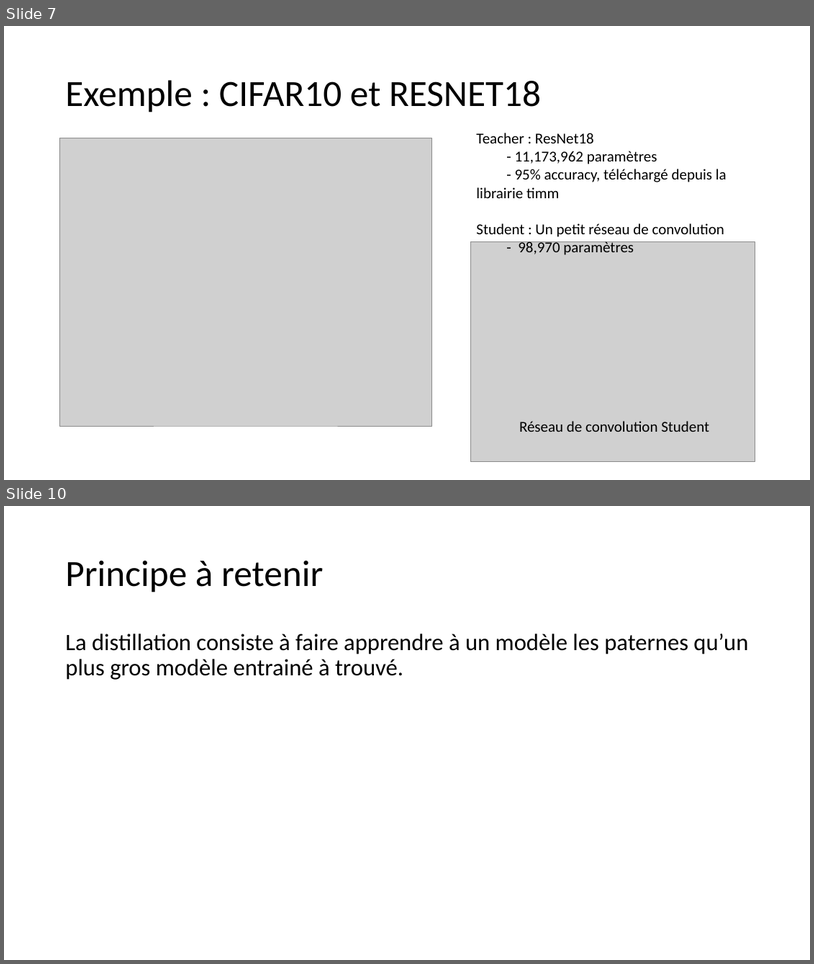
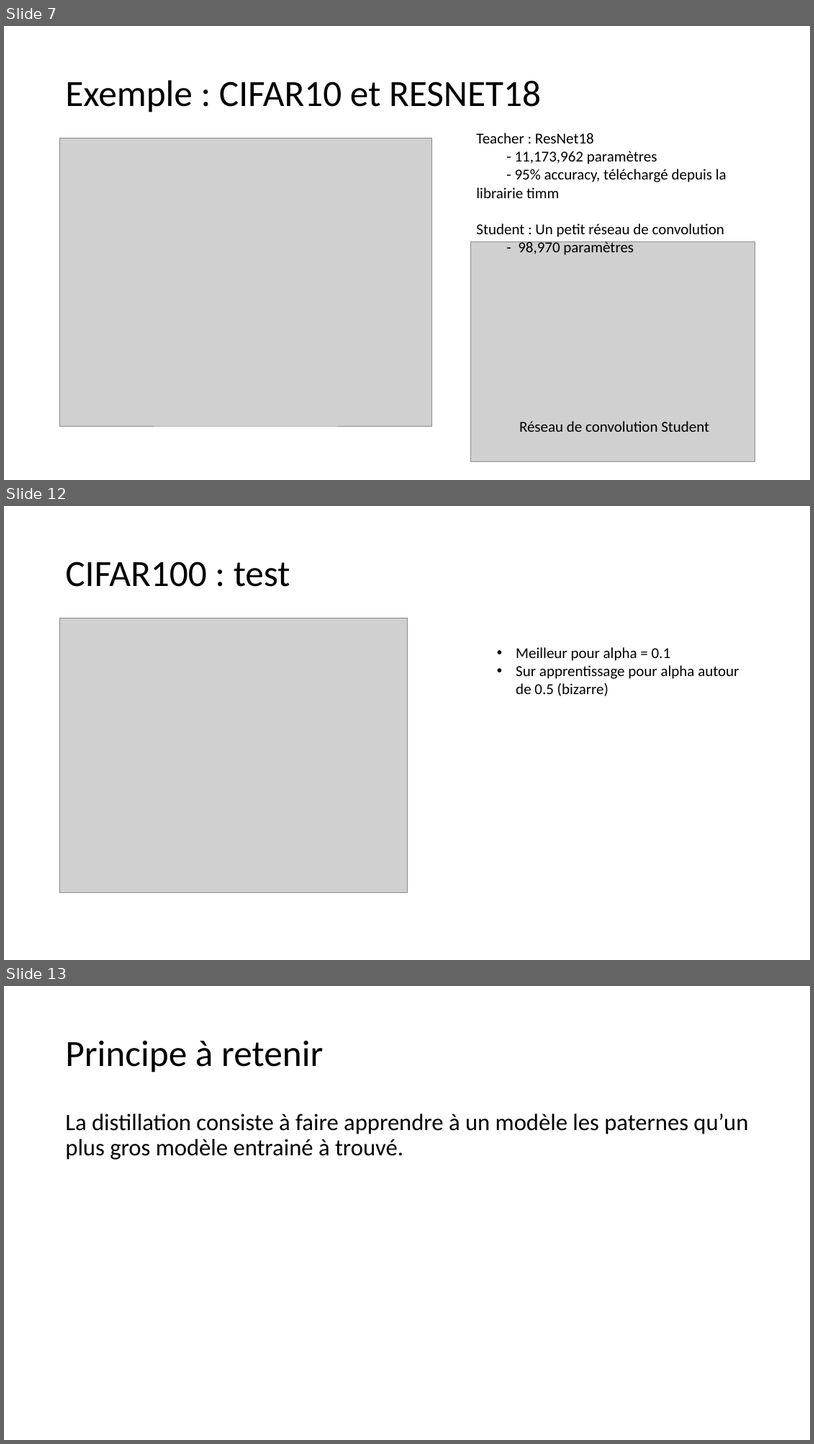
Before and after one commit to thomasdepic/SDD-distillation-de-model, a slide deck: presentation/Distillation de conaissances.pptx. Shown one above the other, each under a label of ours: slides 7 and 10 before the commit, slides 7, 12 and 13 after it; the slides between them are not shown. The pictures are 814x964 and 814x1444 pixels, drawn with LibreOffice and Linux fonts; fonts in the diff are those of the drawing; grey boxes stand for pictures. Boxes give left, top, right and bottom in pixels: in the first picture for what was removed or moved away, otherwise in the second. Text is boxed around its words. In the diff, an @@ line names an element or a change of style, - is before the commit and + after.

```diff
--- a/presentation/Distillation de conaissances.pptx
+++ b/presentation/Distillation de conaissances.pptx
@@ slide 12 added at bbox=[4, 506, 810, 960], background #FFFFFF @@
@@ title added at bbox=[65, 561, 291, 587], 44 pt, text #000000 @@
+CIFAR100 : test
@@ picture added at bbox=[59, 618, 407, 893] @@
@@ text added at bbox=[516, 647, 739, 696], 18 pt, text #000000 @@
+• Meilleur pour alpha = 0.1
+• Sur apprentissage pour alpha autour de 0.5 (bizarre)
@@ what was slide 10 is now slide 13 @@
```
Also in this commit, not shown: 2 slides changed, 2 other slides added.
